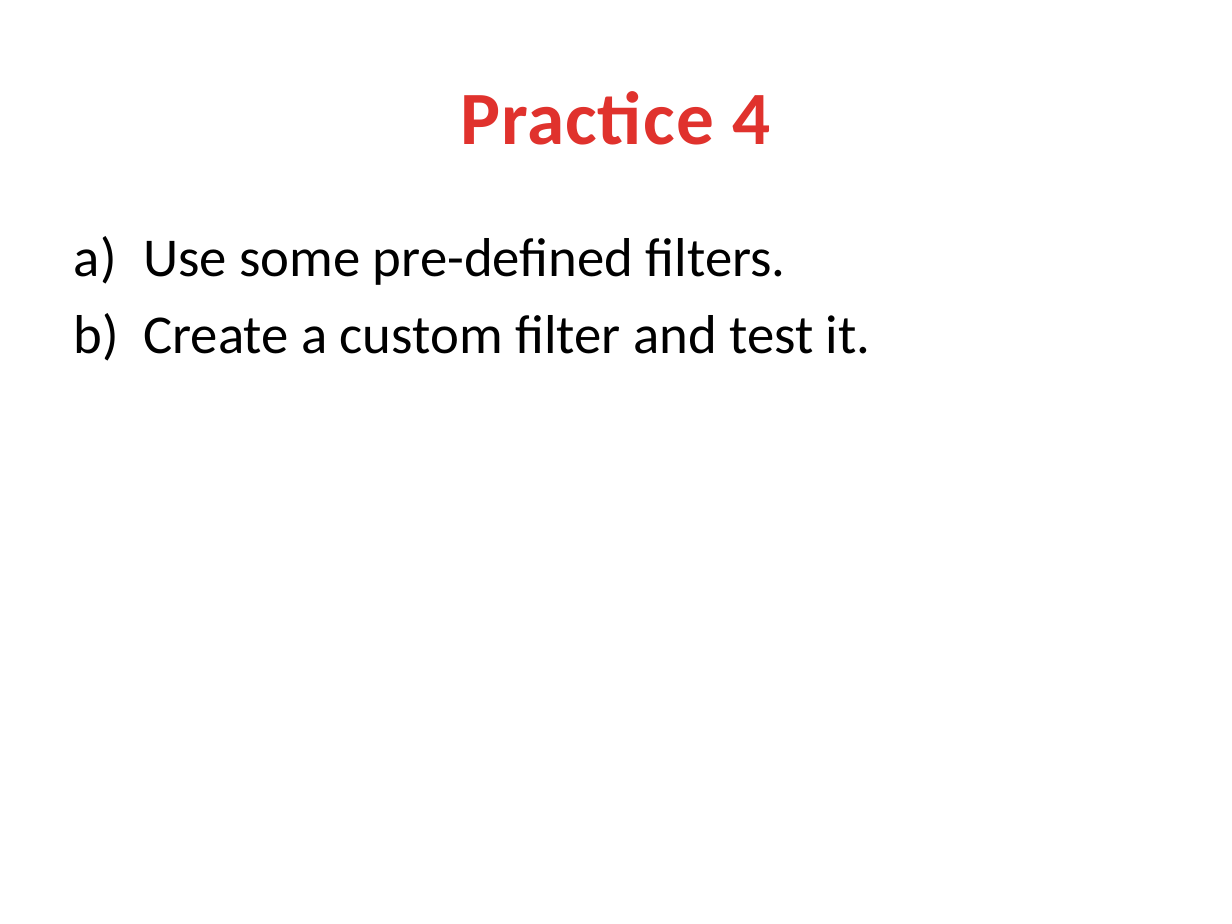
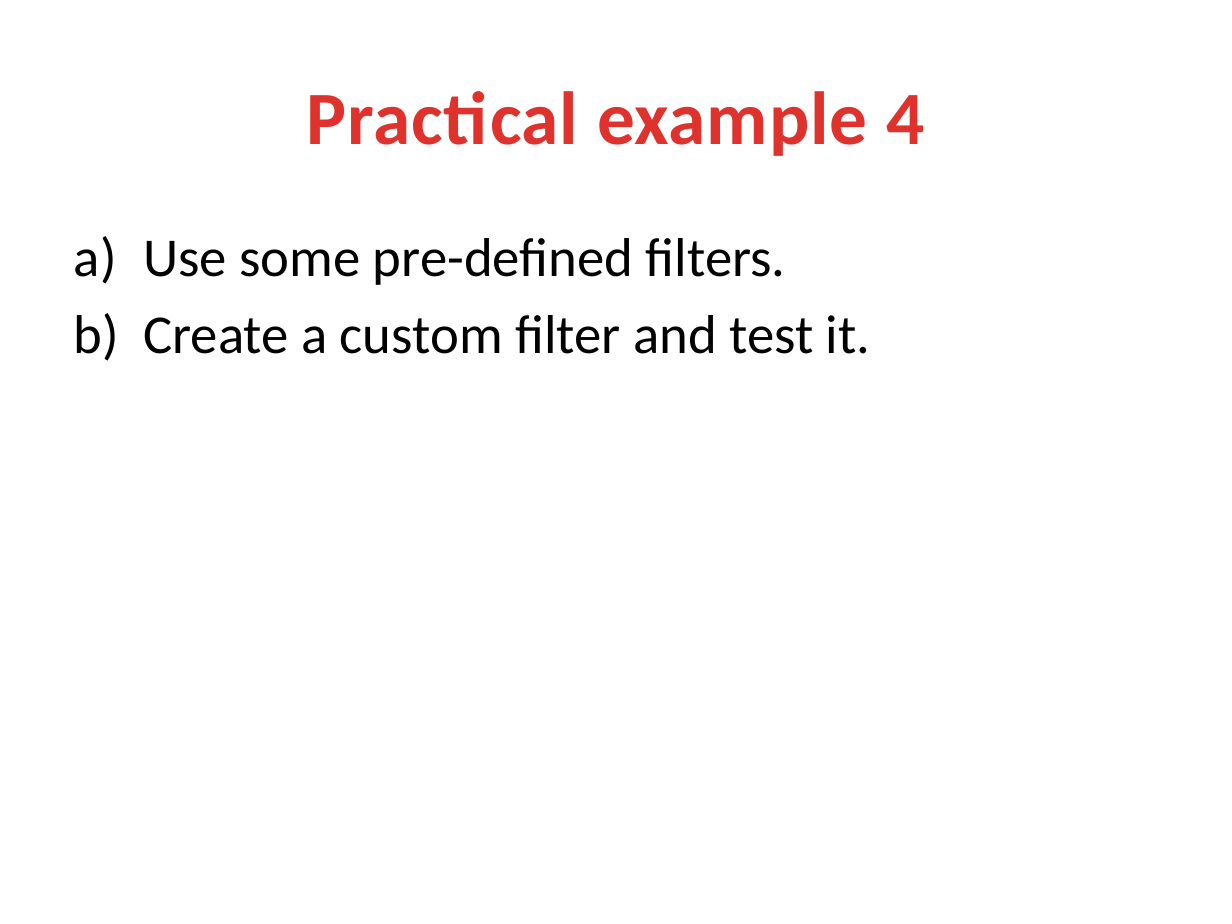
Before and after one commit to lhkingkong/angularjs-taller, a slide deck: slide 17 of material/AngularJS Taller.pptx. Drawn at 1232x924 pixels with LibreOffice and Linux fonts; fonts in the diff are those of the drawing. Boxes give left, top, right and bottom in pixels: in the first picture for what was removed or moved away, otherwise in the second. Text is boxed around its words. In the diff, an @@ line names an element or a change of style, - is before the commit and + after.

Commit message:
Add router example

```diff
--- a/material/AngularJS Taller.pptx
+++ b/material/AngularJS Taller.pptx
@@ title at <box>306,91,924,156</box>: text changed @@
-Practice 4
+Practical example 4
```
Also in this commit, not shown: 6 other slides changed, 10 slides added, 32 other files.
